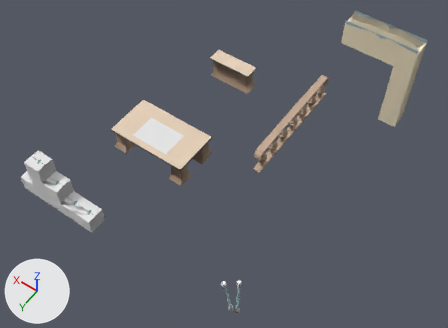
Before and after pictures for a commit that changed the glTF model www/models/lba2/iso_scenes/92.glb.
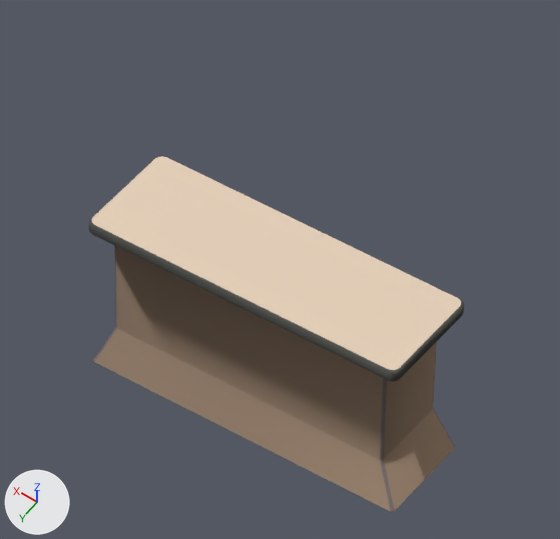
Old and new are each drawn whole from a 50 mm lens placed at (10.43, -20.04, 28.77), pointed at (22.01, -36.26, 3.28) and again close up on the part from 44% to 60% of the width and 9% to 30% of the height. Lighting does not change. The marker at lower left points along +X, +Y and +Z. Where no turn or scale is listed for an object, it has been applied to the vertices. Vertices at the same position are counted once.

Names of what the first close-up shows: 'colored'.
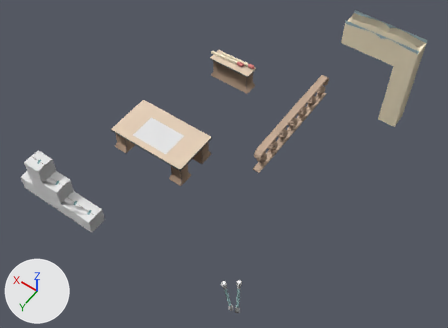
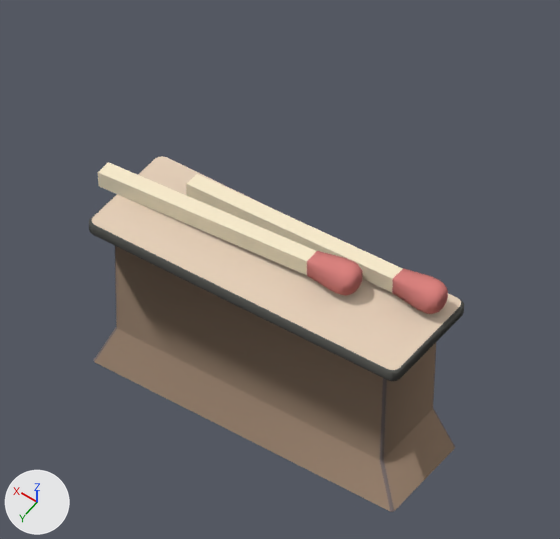
What changed in the scene script:
```text
Change me_mesh_0:
    used by ob_colored; location = (0.0, 0.0, 0.0)
    remove me_mesh_0.from_pydata(...)  # 6411 vertices, 12444 faces; spans x 16.0..29.0, y -45.0..-30.0, z 1.0..8.5
    add me_mesh_0.from_pydata(...)  # 6781 vertices, 13176 faces; spans x 16.0..29.0, y -45.0..-30.0, z 1.0..8.5
    me_mesh_0 part 1: a new loose piece of 185 vertices spanning x 25.1..27.5, y -43.9..-43.6, z 2.5..2.8, in mat_material_0
    me_mesh_0 part 2: a new loose piece of 185 vertices spanning x 25.8..28.1, y -43.7..-43.4, z 2.5..2.8, in mat_material_0
```

Boxes [x1, y1, x2, y2] around the edits, measured in the close-ups (560 x 539 px):
part 1 of me_mesh_0, added
    after: [186, 174, 448, 314]
part 2 of me_mesh_0, added
    after: [98, 162, 362, 296]
